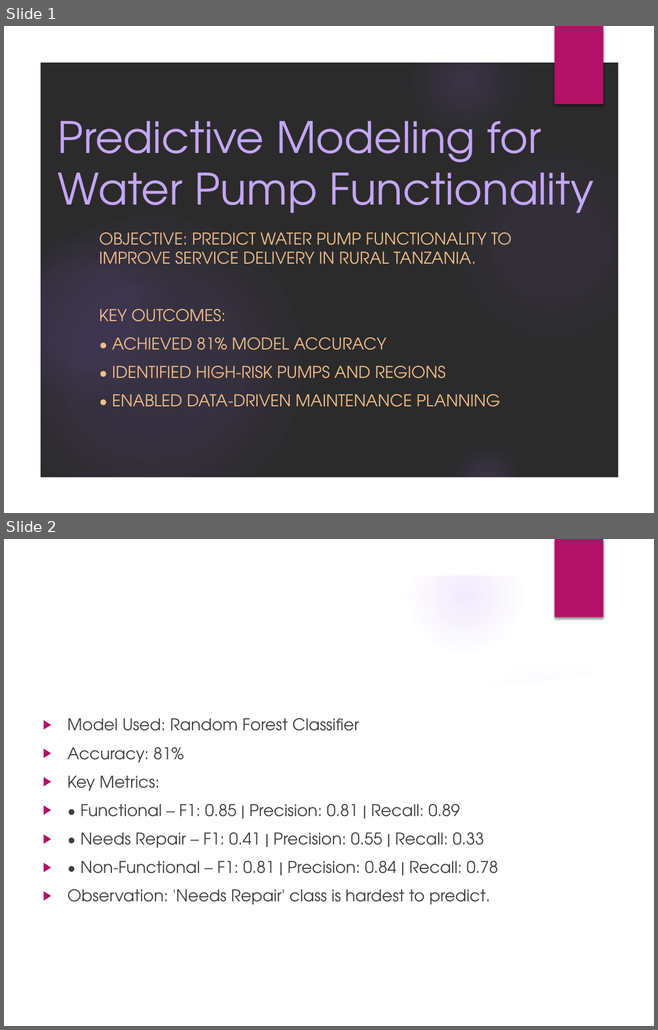
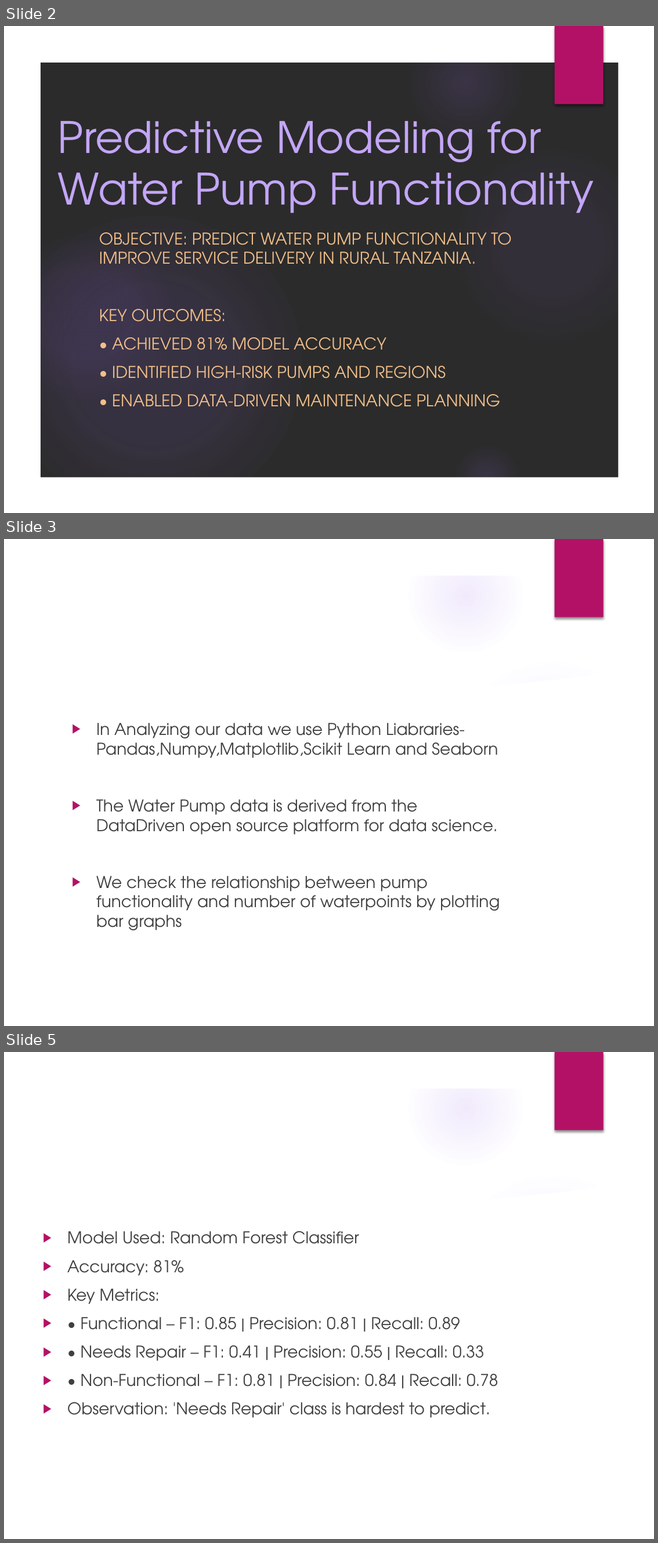
Before and after one commit to Kiongos1/Phase-3-Project, a slide deck: Water_Pump_Model_Summary.pptx. Shown one above the other, each under a label of ours: slides 1 and 2 before the commit, slides 2, 3 and 5 after it; the slides between them are not shown. The pictures are 658x1030 and 658x1543 pixels, drawn with LibreOffice and Linux fonts; fonts in the diff are those of the drawing; background and template pictures are left out; a plain dark background stands for a picture behind light text. Boxes give left, top, right and bottom in pixels: in the first picture for what was removed or moved away, otherwise in the second. Text is boxed around its words. In the diff, an @@ line names an element or a change of style, - is before the commit and + after.

```diff
--- a/Water_Pump_Model_Summary.pptx
+++ b/Water_Pump_Model_Summary.pptx
@@ slide 3 added at (4, 539, 654, 1026), background picture (left out); not listed: 9 template elements that a slide beside it also shows @@
@@ text added at (96, 723, 499, 931), 18 pt, text #404040 @@
+▶ In Analyzing our data we use Python Liabraries-Pandas,Numpy,Matplotlib,Scikit Learn and Seaborn
+▶ The Water Pump data is derived from the DataDriven open source platform for data science.
+▶ We check the relationship between pump functionality and number of waterpoints by plotting bar graphs
@@ title added at (224, 723, 263, 743), 32 pt, text #FFFFFF @@
+Explatory Data Analysis
@@ what was slide 1 is now slide 2 @@
@@ what was slide 2 is now slide 5 @@
```
Also in this commit, not shown: 3 other slides added.
